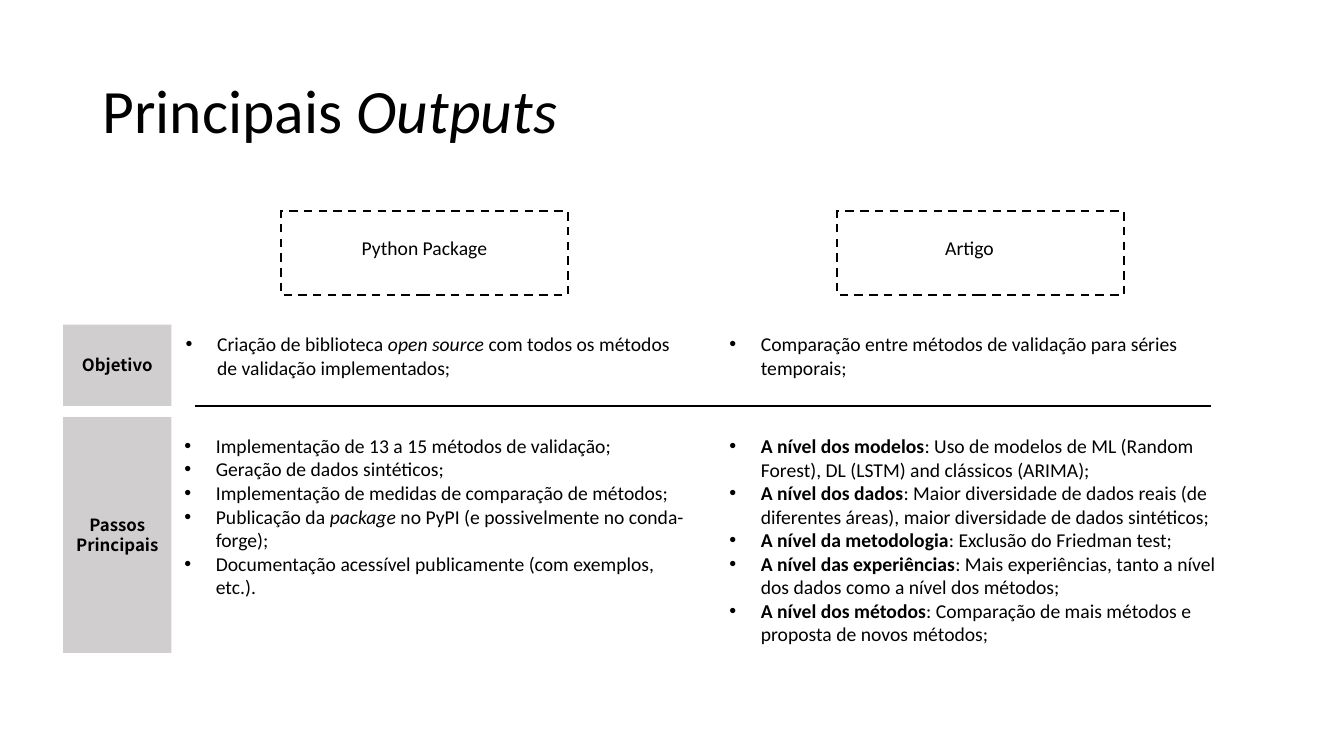
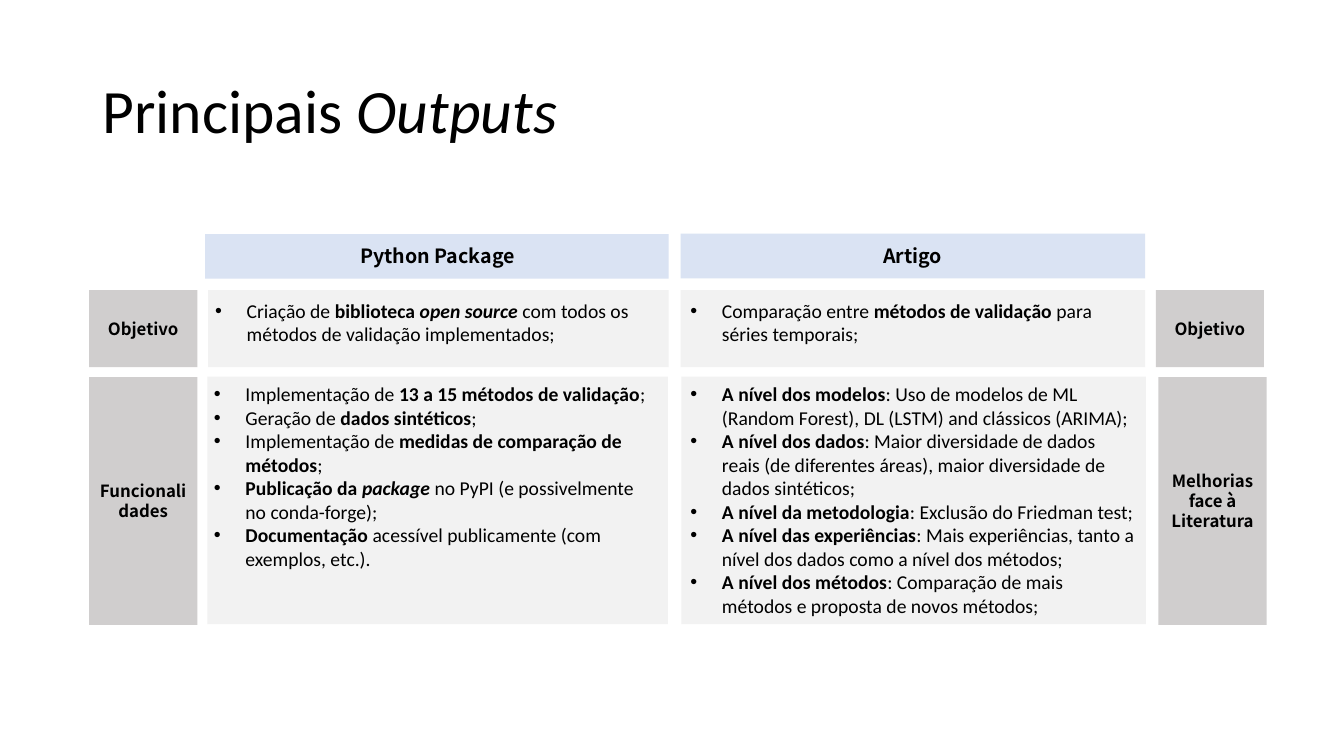
Before and after one commit to MiguelLoureiro98/timecave, a slide deck: slide 27 of papers/.ppt/cvtimeseries.pptx (slide 25 before the commit). Drawn at 1344x756 pixels with LibreOffice and Linux fonts; fonts in the diff are those of the drawing. Boxes give left, top, right and bottom in pixels: in the first picture for what was removed or moved away, otherwise in the second. Text is boxed around its words. In the diff, an @@ line names an element or a change of style, - is before the commit and + after.

```diff
--- a/papers/.ppt/cvtimeseries.pptx
+++ b/papers/.ppt/cvtimeseries.pptx
@@ rectangle: place and size @@
-rectangle at (281,211,568,294)
+rectangle at (206,234,669,278)
@@ rectangle at (206,234,669,278): fill none to #DAE3F3; outline #000000 1.5 pt dashed to none @@
@@ text "Python Package" at (360,247,515,268): font Calibri to Noto Sans CJK TC, bold on @@
@@ rectangle at (681,234,1145,278): fill none to #DAE3F3; outline #000000 1.5 pt dashed to none @@
@@ rectangle: place and size @@
-rectangle at (838,211,1124,294)
+rectangle at (681,234,1145,278)
@@ text "Artigo": place and size @@
-text "Artigo" at (945,241,994,259)
+text "Artigo" at (883,247,942,268)
@@ text "Artigo" at (883,247,942,268): font Calibri to Noto Sans CJK TC, bold on; alignment left to centre @@
@@ rectangle "Objetivo": place and size @@
-rectangle "Objetivo" at (64,325,171,406)
+rectangle "Objetivo" at (89,290,197,367)
@@ text "Criação de biblioteca open source ...": place and size @@
-text "Criação de biblioteca open source ..." at (217,337,669,379)
+text "Criação de biblioteca open source ..." at (247,304,628,345)
@@ text "Criação de biblioteca open source ..." at (247,304,628,345): bold on in "biblioteca open source" @@
@@ rectangle added at (208,290,668,367), fill #F2F2F2 @@
@@ text "Comparação entre métodos de validação ...": place and size @@
-text "Comparação entre métodos de validação ..." at (761,337,1177,378)
+text "Comparação entre métodos de validação ..." at (722,304,1092,344)
@@ text "Comparação entre métodos de validação ..." at (722,304,1092,344): bold on in "métodos de validação" @@
@@ rectangle added at (681,290,1145,367), fill #F2F2F2 @@
@@ rectangle added at (1156,290,1264,367), fill #D0CECE, 12 pt, text #000000, bold @@
+Objetivo
@@ rectangle "Funcionalidades": place and size @@
-rectangle "Funcionalidades" at (64,417,171,653)
+rectangle "Funcionalidades" at (89,377,197,625)
@@ text "Implementação de 13 a 15 ...": place and size @@
-text "Implementação de 13 a 15 ..." at (216,439,683,597)
+text "Implementação de 13 a 15 ..." at (245,387,646,569)
@@ text "Implementação de 13 a 15 ..." at (245,387,646,569): bold on in "13 a 15 métodos de validação;", "dados sintéticos;", "medidas de comparação de métodos;", "Publicação da package" and 1 more places @@
@@ rectangle added at (208,377,668,625), fill #F2F2F2 @@
@@ text "A nível dos modelos: Uso ..." rewrapped from (761,439,1215,644) to (722,387,1134,616) @@
@@ rectangle added at (682,377,1146,625), fill #F2F2F2 @@
@@ rectangle added at (1158,377,1266,625), fill #D0CECE, 12 pt, text #000000, bold @@
+Melhorias face à Literatura
@@ line removed from (196, 406) to (1212, 406) @@
@@ text in rectangle at (76,518,158,555): text changed @@
-Passos Principais
+Funcionalidades
```
Also in this commit, not shown: 20 other slides changed, 2 slides added, 1 other file.
